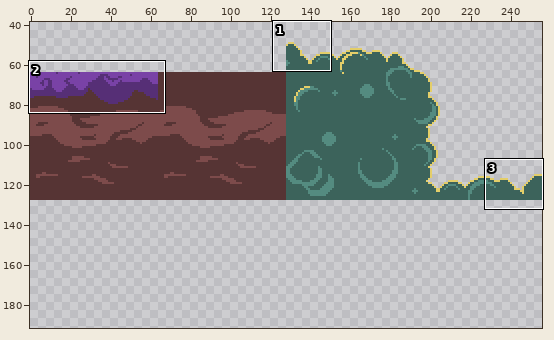
File history of a sprite sheet, img/tiles/tiles_normal_base.png. Above, an overview of the earlier version with the close-up marked.
Close-up. Before:
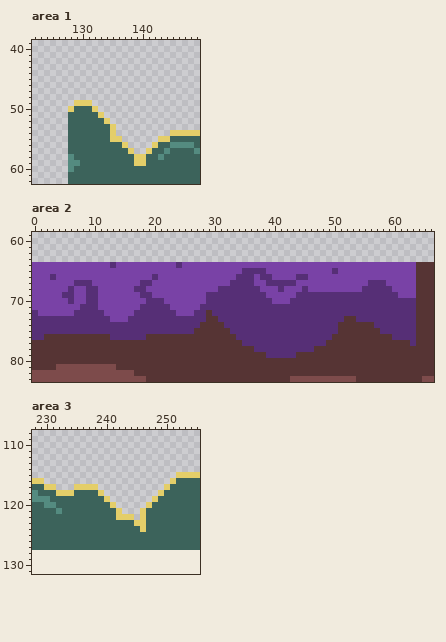
The file is 256x128 pixels. Shown: area 1: x 122..149, y 39..62; area 2: x 0..66, y 59..83; area 3: x 228..255, y 108..131. The old version is drawn lined up with the new one, on the new canvas. The wide view leaves out empty margins. The commit also changed other parts of the picture, which this record leaves out.
After:
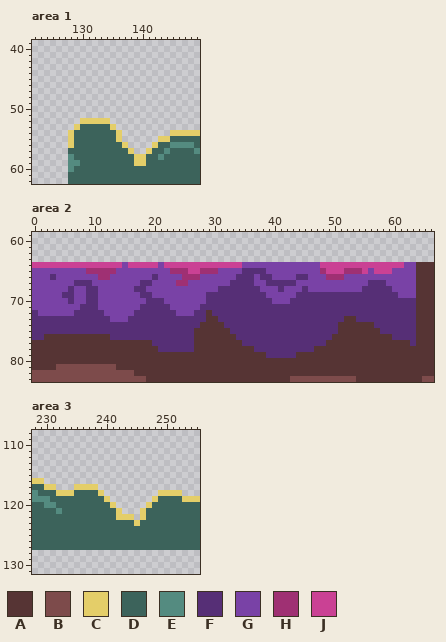
Palette (. is transparent): A #563434  B #7d4b4b  C #e4ce69  D #3c635b  E #548b80  F #562f76  G #7942a6  H #9f3073  J #ca4194
From old to new:
canvas 256x128 -> 256x192
Area 1:
y 49: x 129..131 CCC -> ...
y 50: x 128..132 CDDDC -> .....
y 51: x 128..133 DDDDDC -> ......
y 52: x 128..133 DDDDDD -> ..CCCC
y 53: x 128..129 DD -> .C
y 54: x 128 D -> C; x 135..136 C. -> DC
y 55: x 128 D -> C; x 135 C -> D
y 56: x 128 D -> C
Area 2:
y 64: x 0..14 GGGGGGGGGGGGGFG -> JJJJJJJJJJJJJJJ; x 16..20 GGGGG -> JJJJJ; x 22..34 GGFGGGGGGGGGG -> JJJJJJJJJJJJJ; x 48..61 GGGGGGGGGGGGGG -> JJJJJJJJJJJJJJ
y 65: x 9..13 GGGGG -> HHHHH; x 23..30 GGGGGGGG -> HHHJJHHH; x 48..55 GGFGGGGG -> HJJJHHHJ; x 57..59 GGG -> JJJ
y 66: x 11..12 GG -> HH; x 25..27 GGG -> HHH; x 49..51 GGG -> HHH
y 67: x 24..25 GG -> HH
y 76: x 19..26 AAAAAAAA -> FFFFFFFF
y 77: x 20..26 AAAAAAA -> FFFFFFF
y 78: x 21..26 AAAAAA -> FFFFFF
Area 3:
y 115: x 252..255 CCCC -> ....
y 116: x 251..255 CDDDD -> .....
y 117: x 250..255 CDDDDD -> ......
y 118: x 250..255 DDDDDD -> CCC...
y 119: x 253..255 DDD -> CCC
y 123..124: x 246 C -> D
Pixel boxes of the changes (left, top, right, bottom) in both close-ups:
changed: (68, 100, 122, 148)
changed: (32, 262, 242, 286)
changed: (320, 262, 404, 280)
changed: (146, 334, 194, 352)
changed: (164, 472, 200, 502)
changed: (140, 520, 146, 532)
